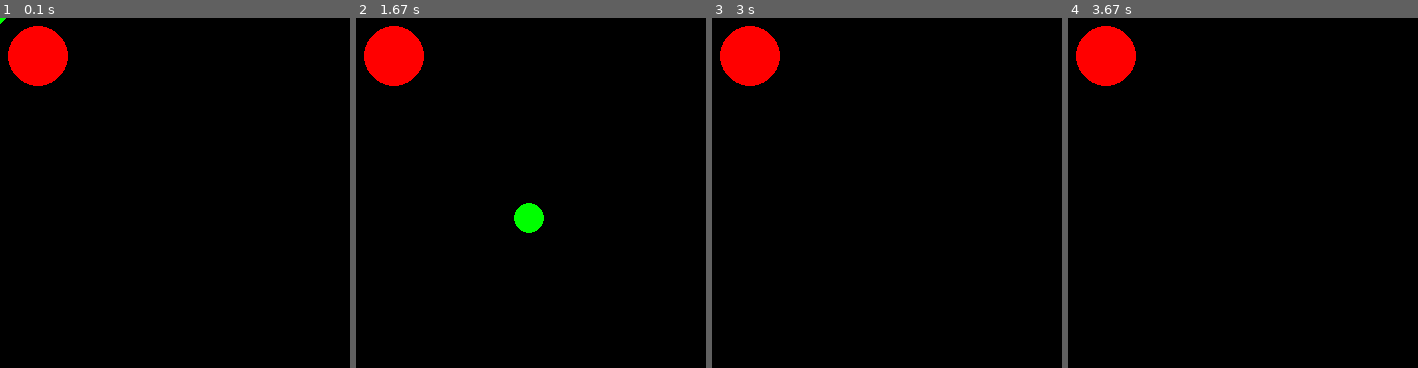
Above: before the commit, frames 1-4 (left to right).
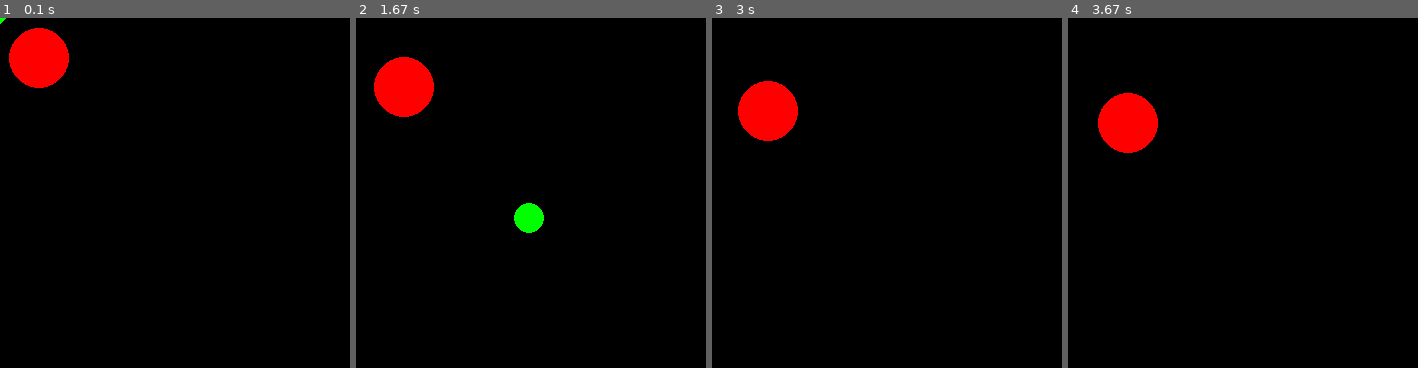
Above: after the commit, the same moments.

Repository: sagieppel/Pygame3
Game: pygame game, started from Lesson2.py
Two runs of this game, one before a commit and one after it. Both use one fixed random seed, a clock stepped at 60 frames per second and the inputs below.
Inputs (mouse positions are % of the whole screen's width and height, from its top left):
- Up to frame 1 (0.1 s): no input
- Up to frame 2 (1.67 s): click (50, 50) at 0.38 s; click (60, 72) at 0.72 s; click (87, 85) at 1.05 s; click (26, 30) at 1.38 s
- Up to frame 3 (3 s): click (50, 62) at 1.72 s; click (36, 29) at 2.05 s; click (85, 76) at 2.38 s; click (17, 60) at 2.72 s
- Up to frame 4 (3.67 s): click (21, 31) at 3.05 s; click (26, 68) at 3.38 s
The pictures show only the part of the screen within x 2-52%, y 2-52%; the shares and areas given below are measured in that part.

The runs differ from the first frame. In frame 1, 0.2% of the frame differs, in the area x 2-20%, y 2-20%; in frame 2, 3.0%; in frame 3, 4.5%; in frame 4, 4.6%, in the area x 2-26%, y 2-39%.

Commit message:
Update Lesson2.py

Diff:
--- a/Lesson2.py
+++ b/Lesson2.py
@@ -23,6 +23,9 @@
   screen.fill([0,0,0])
   pygame.draw.circle(screen, color , [x,y], size)
 
-  pygame.draw.circle(screen, enemy["color"] , [enemy["x"],enemy["y"]], enemy["size"])
+
+  enemy["x"]+=0.1
+  enemy["y"]+=0.3
+  pygame.draw.circle(screen, enemy["color"] , [int(enemy["x"]),int(enemy["y"])], enemy["size"])
 
   pygame.display.update()
